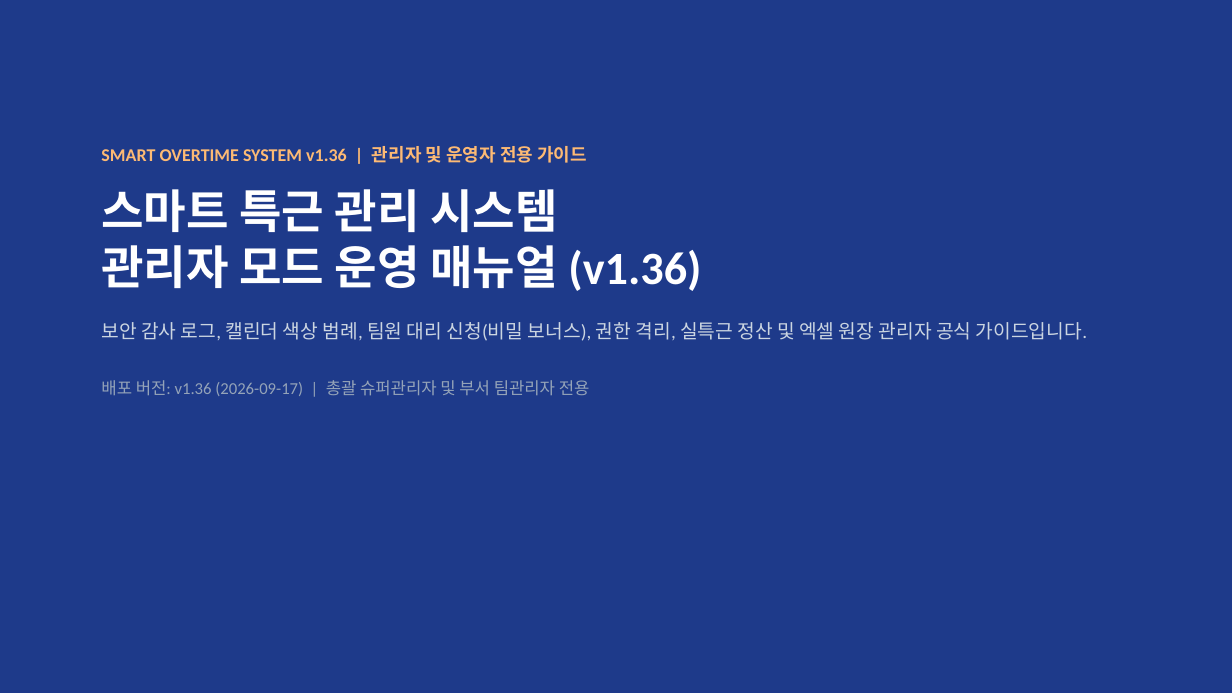
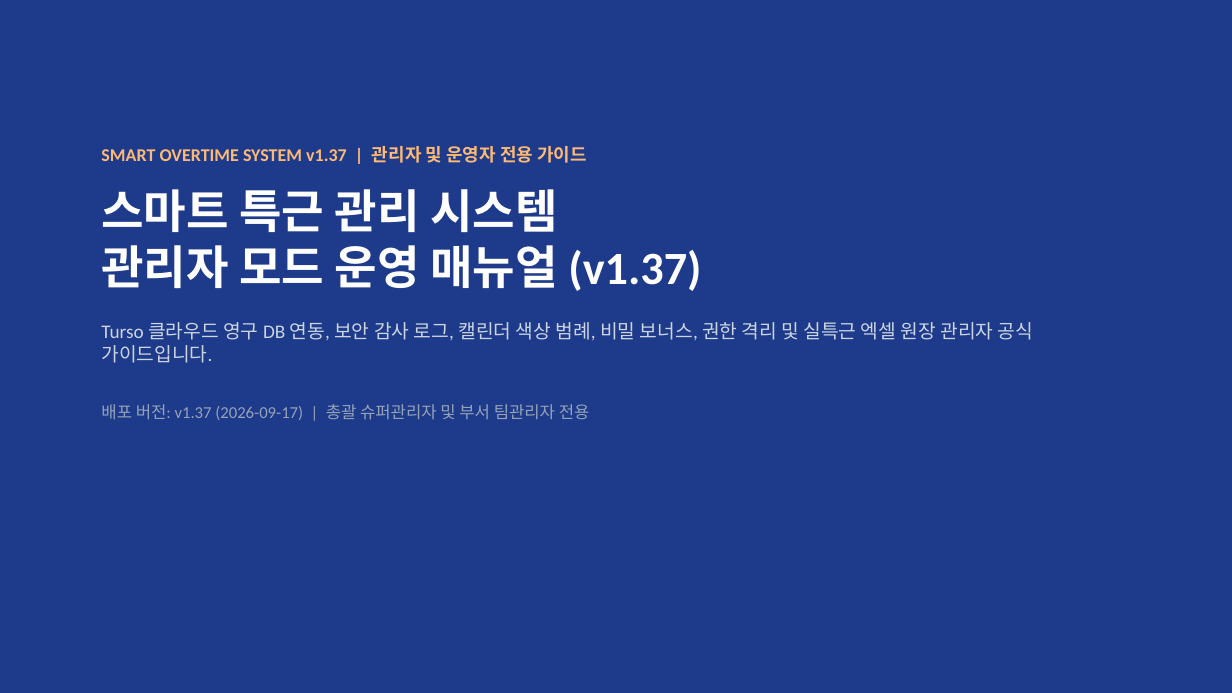
Before and after one commit to rorma34-lab/team-overtime-manager, a slide deck: slide 1 of Overtime_System_Manual.pptx. Drawn at 1232x693 pixels with LibreOffice and Linux fonts; fonts in the diff are those of the drawing. Boxes give left, top, right and bottom in pixels: in the first picture for what was removed or moved away, otherwise in the second. Text is boxed around its words. In the diff, an @@ line names an element or a change of style, - is before the commit and + after.

```diff
--- a/Overtime_System_Manual.pptx
+++ b/Overtime_System_Manual.pptx
@@ text at <box>101,146,1033,420</box>: text changed @@
-SMART OVERTIME SYSTEM v1.36 | 관리자 및 운영자 전용 가이드
-스마트 특근 관리 시스템
-관리자 모드 운영 매뉴얼 (v1.36)
-보안 감사 로그, 캘린더 색상 범례, 팀원 대리 신청(비밀 보너스), 권한 격리, 실특근 정산 및 엑셀 원장 관리자 공식 가이드입니다.
-배포 버전: v1.36 (2026-09-17) | 총괄 슈퍼관리자 및 부서 팀관리자 전용
+SMART OVERTIME SYSTEM v1.37 | 관리자 및 운영자 전용 가이드
+스마트 특근 관리 시스템
+관리자 모드 운영 매뉴얼 (v1.37)
+Turso 클라우드 영구 DB 연동, 보안 감사 로그, 캘린더 색상 범례, 비밀 보너스, 권한 격리 및 실특근 엑셀 원장 관리자 공식 가이드입니다.
+배포 버전: v1.37 (2026-09-17) | 총괄 슈퍼관리자 및 부서 팀관리자 전용
```
Also in this commit, not shown: 1 other slide changed, 6 other files.
